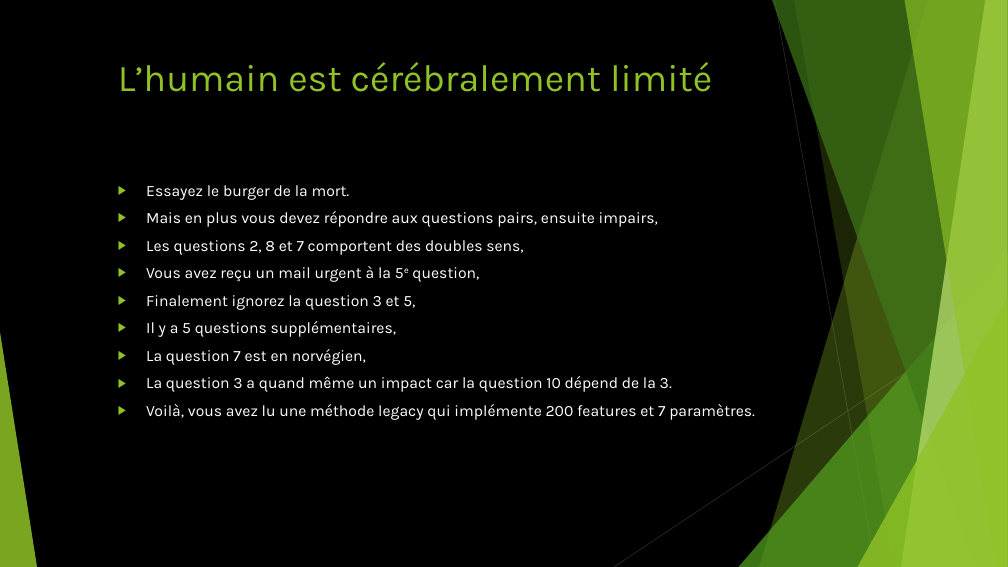
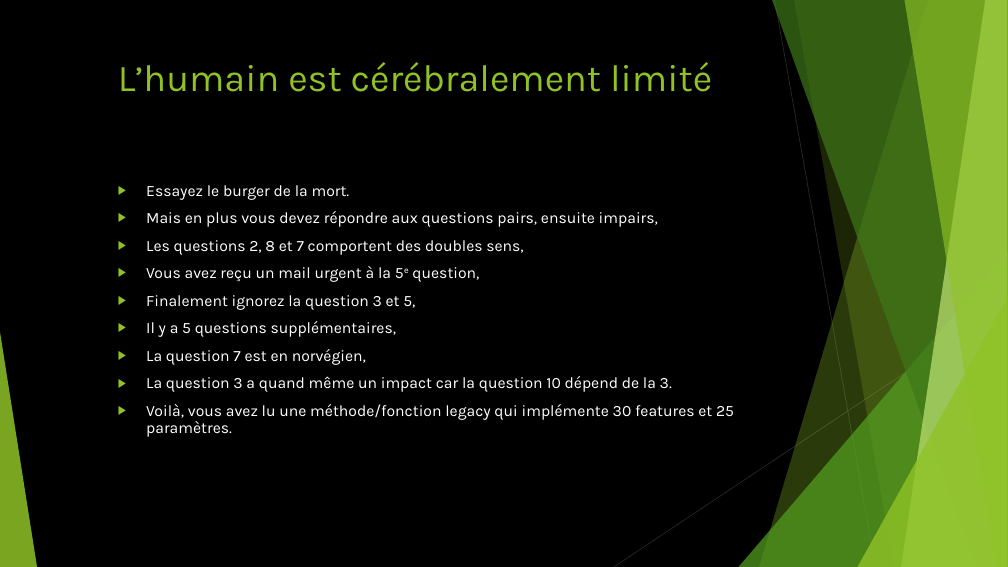
Before and after one commit to worming004/SimpleIsNotEasy, a slide deck: slide 15 of PPT/Easy != Simple.pptx. Drawn at 1008x567 pixels with LibreOffice and Linux fonts; fonts in the diff are those of the drawing. Boxes give left, top, right and bottom in pixels: in the first picture for what was removed or moved away, otherwise in the second. Text is boxed around its words. In the diff, an @@ line names an element or a change of style, - is before the commit and + after.

```diff
--- a/PPT/Easy != Simple.pptx
+++ b/PPT/Easy != Simple.pptx
@@ text at (146, 404, 734, 437): text changed @@
-▶ Voilà, vous avez lu une méthode legacy qui implémente 200 features et 7 paramètres.
+▶ Voilà, vous avez lu une méthode/fonction legacy qui implémente 30 features et 25 paramètres.
```
Also in this commit, not shown: 6 other slides changed, 1 slide removed.
